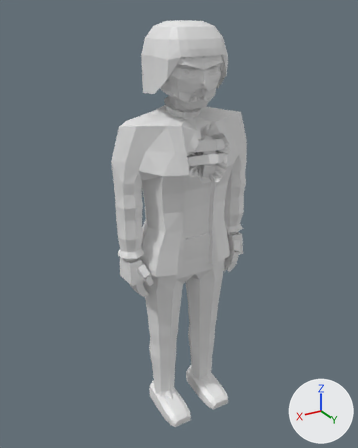
A saved change to the glTF model assets/models/zombie_doctor_f_b3.glb.
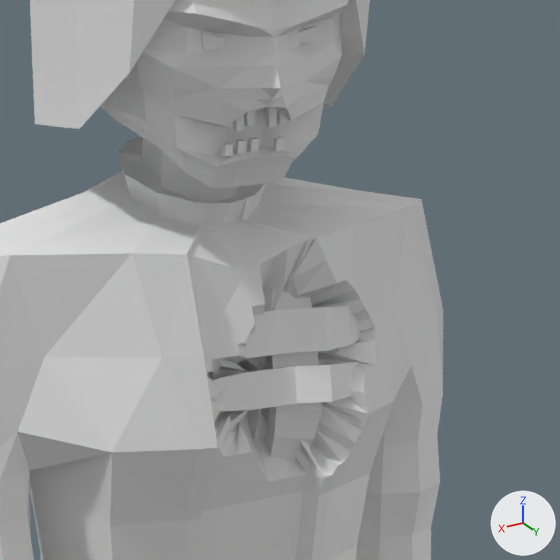
Each version is shown whole from a camera (50 mm lens) standing at (1.141, 1.857, 1.956) and looking at (0.014, -0.021, 1.017), then close up on the part from 37% to 77% of the width and 14% to 45% of the height. Lighting does not change. The marker at lower right points along +X, +Y and +Z. The last two pictures show the newer version. Vertices at exactly the same position are counted once.

Objects in the first close-up: 'zombie_doctor_f_b3'.
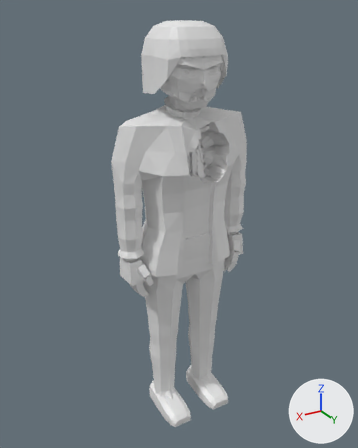
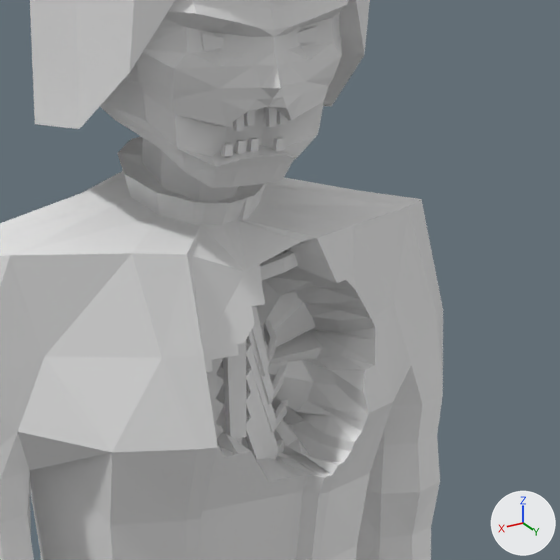
Changed parts and their boxes [x1, y1, x2, y2] in the close-ups (560 x 560 px):
part 1 of me_zombie_doctor_f_b3, added
    after: [223, 340, 247, 439]
part 2 of me_zombie_doctor_f_b3, cut back
    both: [206, 238, 375, 482]

The edits, one by one:
me_zombie_doctor_f_b3 is used by ob_zombie_doctor_f_b3; location (0.0, 0.0, 0.0).
me_zombie_doctor_f_b3 had 1950 vertices, 3744 faces and spanned x -0.35..0.35, y -0.16..0.2, z 0.0..1.92.
me_zombie_doctor_f_b3 now has 2422 vertices, 4572 faces and spans x -0.35..0.35, y -0.16..0.2, z 0.0..1.92.
me_zombie_doctor_f_b3 part 1: the loose piece of 8 vertices spanning x -0.02..0.02, y -0.04..-0.01, z 1.43..1.45 is copied, and the copy is scaled about its middle by (0.62, -0.303, -5.91), then moved by (0.0, 0.1, -0.07); it spans x -0.01..0.01, y 0.07..0.09, z 1.3..1.43.
me_zombie_doctor_f_b3 part 2: 222 vertices moved from x -0.16..0.08, y 0.03..0.15, z 1.27..1.48 to x -0.16..0.08, y -0.1..0.11, z 1.19..1.51; 2 vertices removed from x -0.13..-0.03, y 0.09..0.1, z 1.39..1.42; 450 vertices added at x -0.2..0.2, y -0.09..0.08, z 1.11..1.52.
Other edits to the shape of me_zombie_doctor_f_b3 do not show in these pictures.
